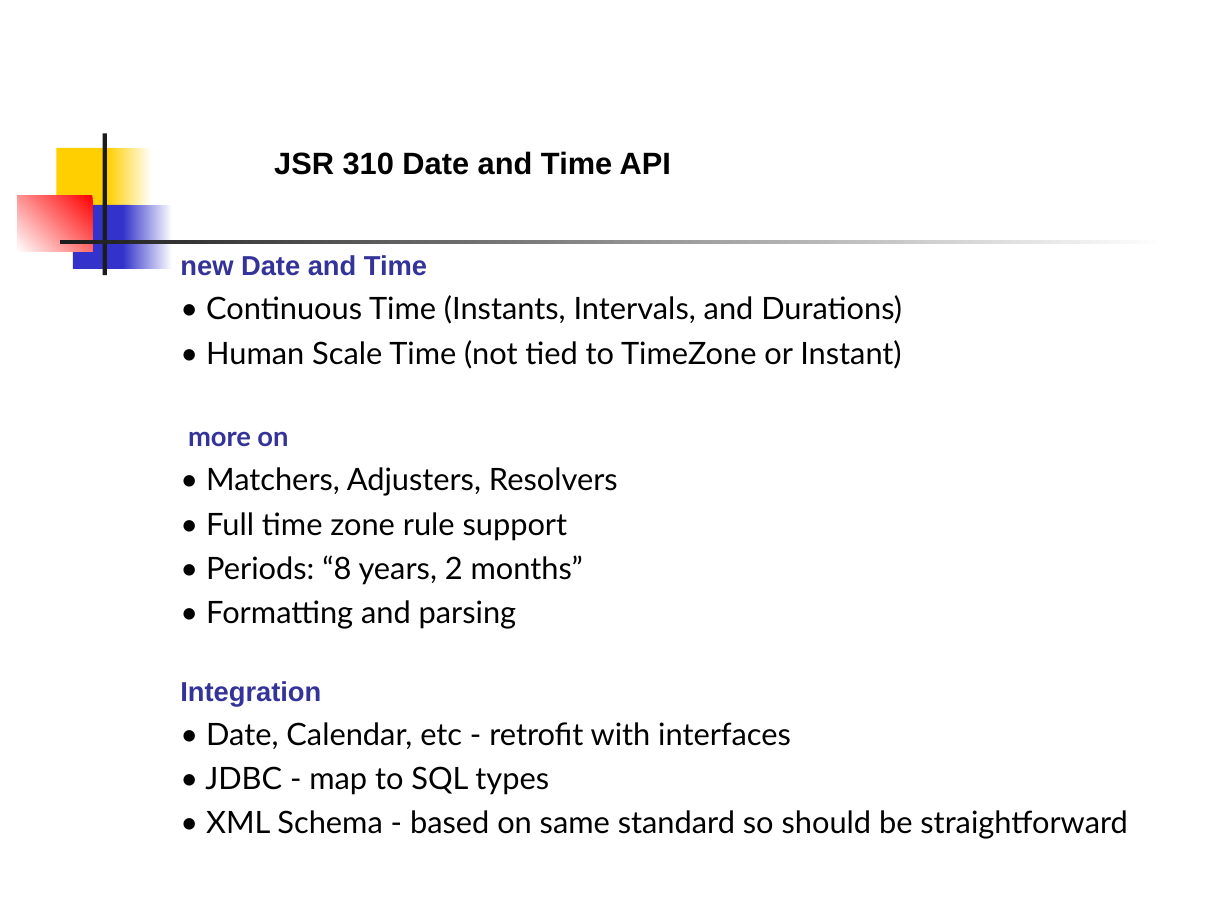
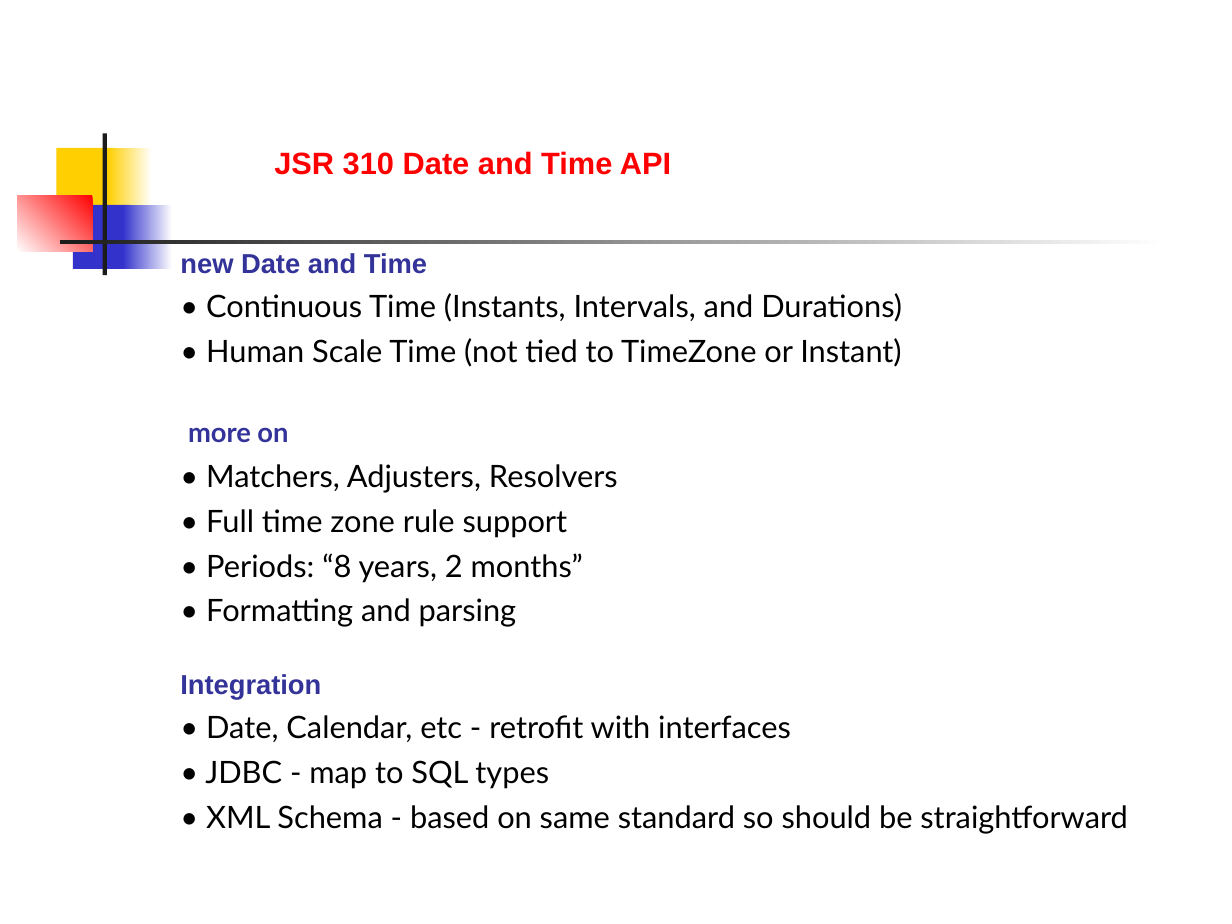
Before and after one commit to azatsatklichov/Java-Features, a slide deck: slide 5 of src/features/in/java7/Java SE 7.ppt. Drawn at 1232x924 pixels with LibreOffice and Linux fonts; fonts in the diff are those of the drawing. Boxes give left, top, right and bottom in pixels: in the first picture for what was removed or moved away, otherwise in the second. Text is boxed around its words. In the diff, an @@ line names an element or a change of style, - is before the commit and + after.

```diff
--- a/src/features/in/java7/Java SE 7.ppt
+++ b/src/features/in/java7/Java SE 7.ppt
@@ text "JSR 310 Date and Time ..." at (274,151,671,175): text colour #000000 to #FF0000; indent changed @@
@@ table at (169,245,1183,866) @@
@@ line spacing 1 to 0.93 @@
@@ line spacing 1 to 1.01 @@
```
Also in this commit, not shown: 9 other slides changed, 18 other files.
